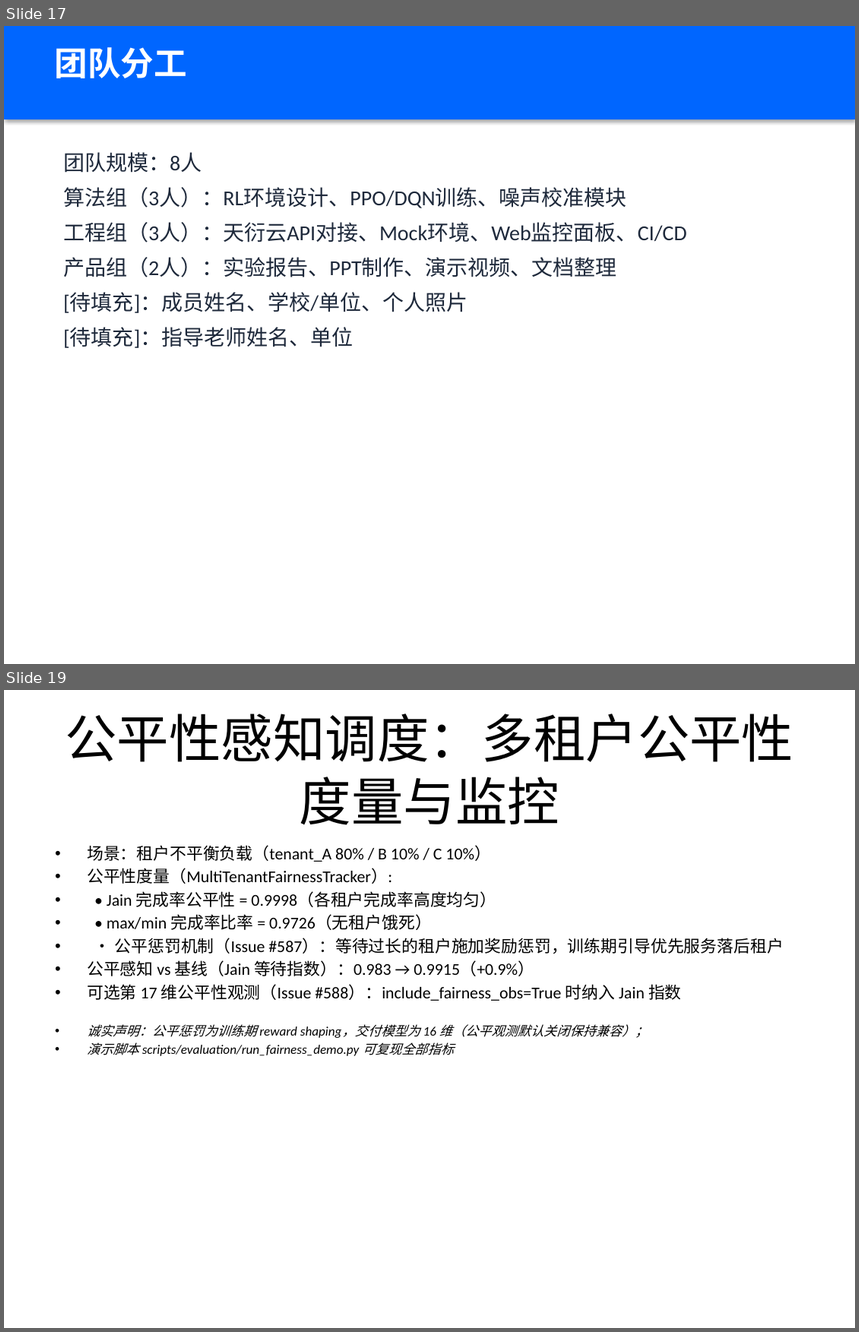
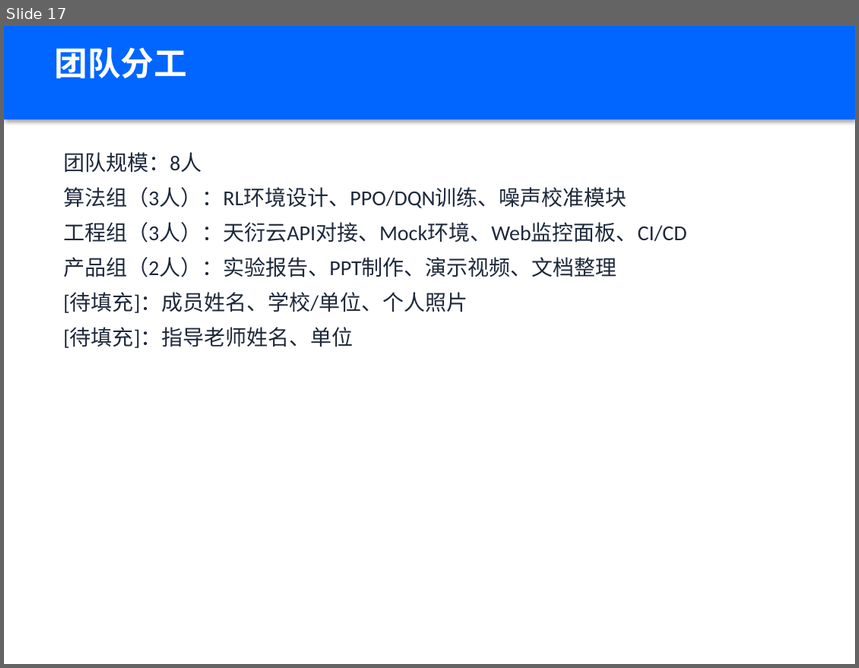
Before and after one commit to xiabai2008/quantum-rl-scheduler, a slide deck: deliverable_models/答辩PPT.pptx. Shown one above the other, each under a label of ours: slides 17 and 19 before the commit, slide 17 after it; the slides between them are not shown. The pictures are 859x1332 and 859x668 pixels, drawn with LibreOffice and Linux fonts; fonts in the diff are those of the drawing. Boxes give left, top, right and bottom in pixels: in the first picture for what was removed or moved away, otherwise in the second. Text is boxed around its words. In the diff, an @@ line names an element or a change of style, - is before the commit and + after.

```diff
--- a/deliverable_models/答辩PPT.pptx
+++ b/deliverable_models/答辩PPT.pptx
@@ slide 19 removed at bbox=[4, 690, 855, 1328], background #FFFFFF @@
@@ title removed at bbox=[65, 714, 794, 825] @@
-公平性感知调度：多租户公平性度量与监控
@@ text removed at bbox=[87, 845, 783, 1056] @@
-• 场景：租户不平衡负载（tenant_A 80% / B 10% / C 10%）
-• 公平性度量（MultiTenantFairnessTracker）:
-• • Jain 完成率公平性 = 0.9998（各租户完成率高度均匀）
-• • max/min 完成率比率 = 0.9726（无租户饿死）
-• • 公平惩罚机制（Issue #587）：等待过长的租户施加奖励惩罚，训练期引导优先服务落后租户
-• 公平感知 vs 基线（Jain 等待指数）：0.983 → 0.9915（+0.9%）
-• 可选第 17 维公平性观测（Issue #588）：include_fairness_obs=True 时纳入 Jain 指数
-• 诚实声明：公平惩罚为训练期 reward shaping，交付模型为 16 维（公平观测默认关闭保持兼容）；
-• 演示脚本 scripts/evaluation/run_fairness_demo.py 可复现全部指标
```
Also in this commit, not shown: 8 slides changed, 2 other files.
